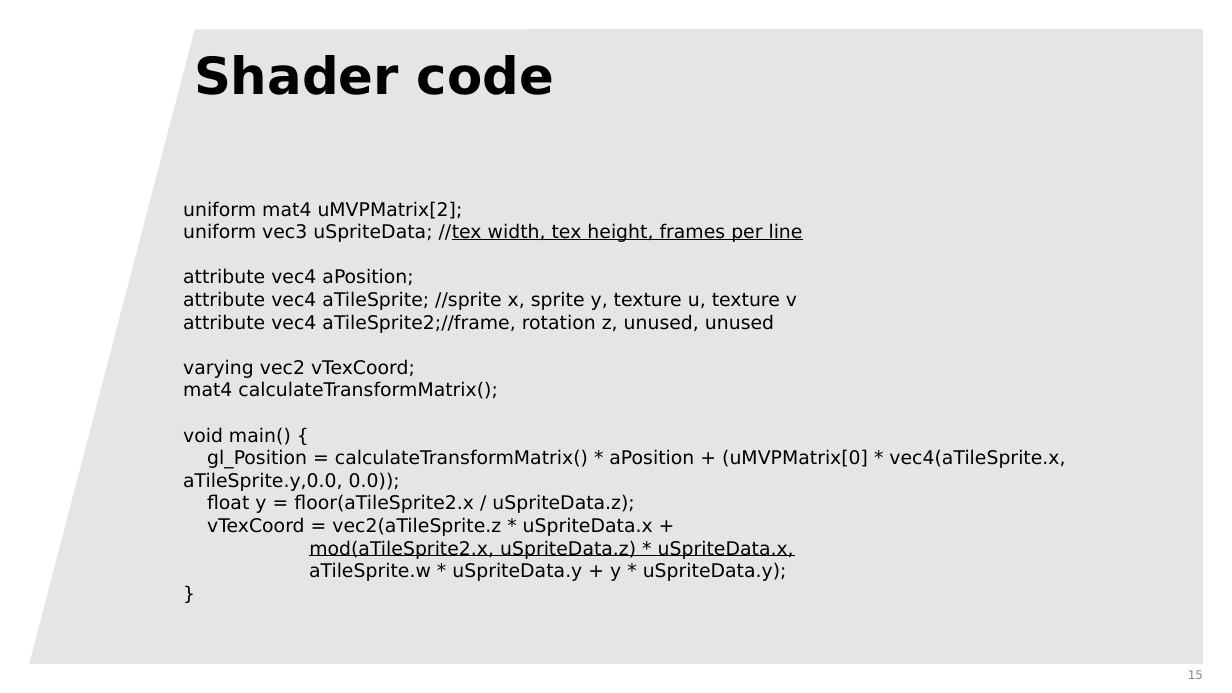
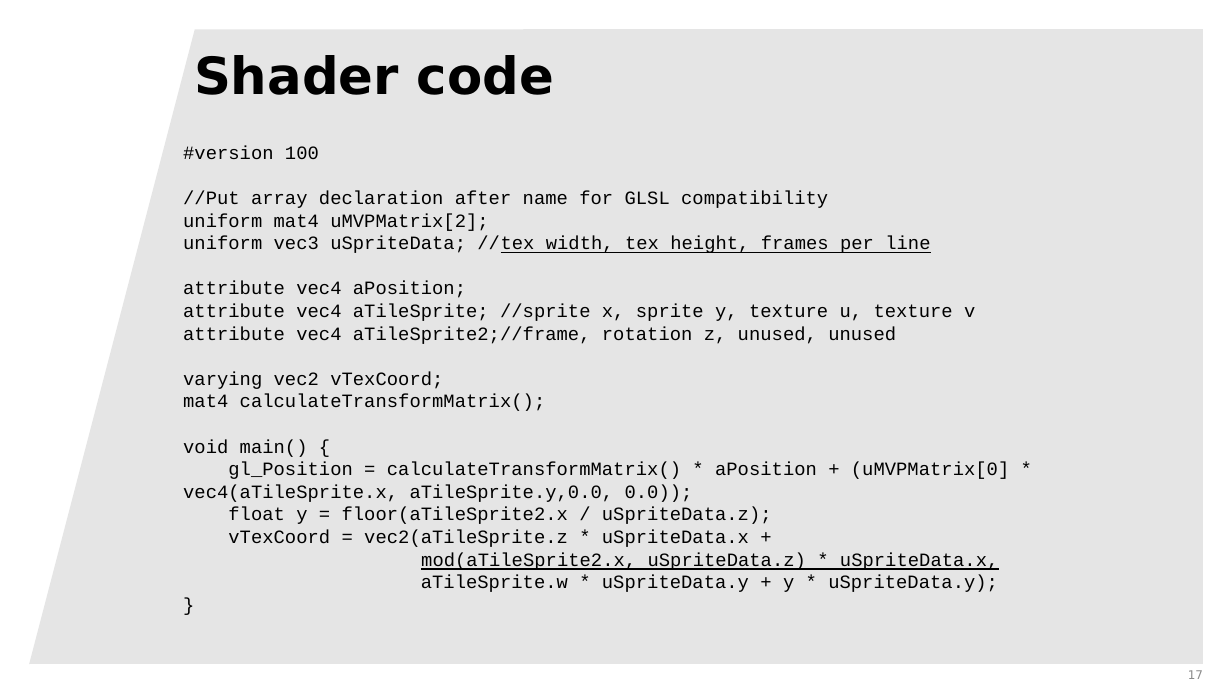
Before and after one commit to rsahlin/computer-graphics-presentations, a slide deck: slide 17 of deconstructingGLES.pptx (slide 15 before the commit). Drawn at 1232x693 pixels with LibreOffice and Linux fonts; fonts in the diff are those of the drawing; background and template pictures are left out. Boxes give left, top, right and bottom in pixels: in the first picture for what was removed or moved away, otherwise in the second. Text is boxed around its words. In the diff, an @@ line names an element or a change of style, - is before the commit and + after.

```diff
--- a/deconstructingGLES.pptx
+++ b/deconstructingGLES.pptx
@@ text "#version 100": place and size @@
-text "#version 100" at (183, 201, 1065, 581)
+text "#version 100" at (183, 146, 1009, 592)
@@ text at (183, 146, 828, 208): paragraphs added @@
+#version 100
+//Put array declaration after name for GLSL compatibility
@@ text at (183, 213, 1009, 592): font DejaVu Sans to Courier New @@
@@ page number at (1188, 670, 1203, 679): text changed @@
-15
+17
```
Also in this commit, not shown: 6 other slides changed, 2 slides added.
